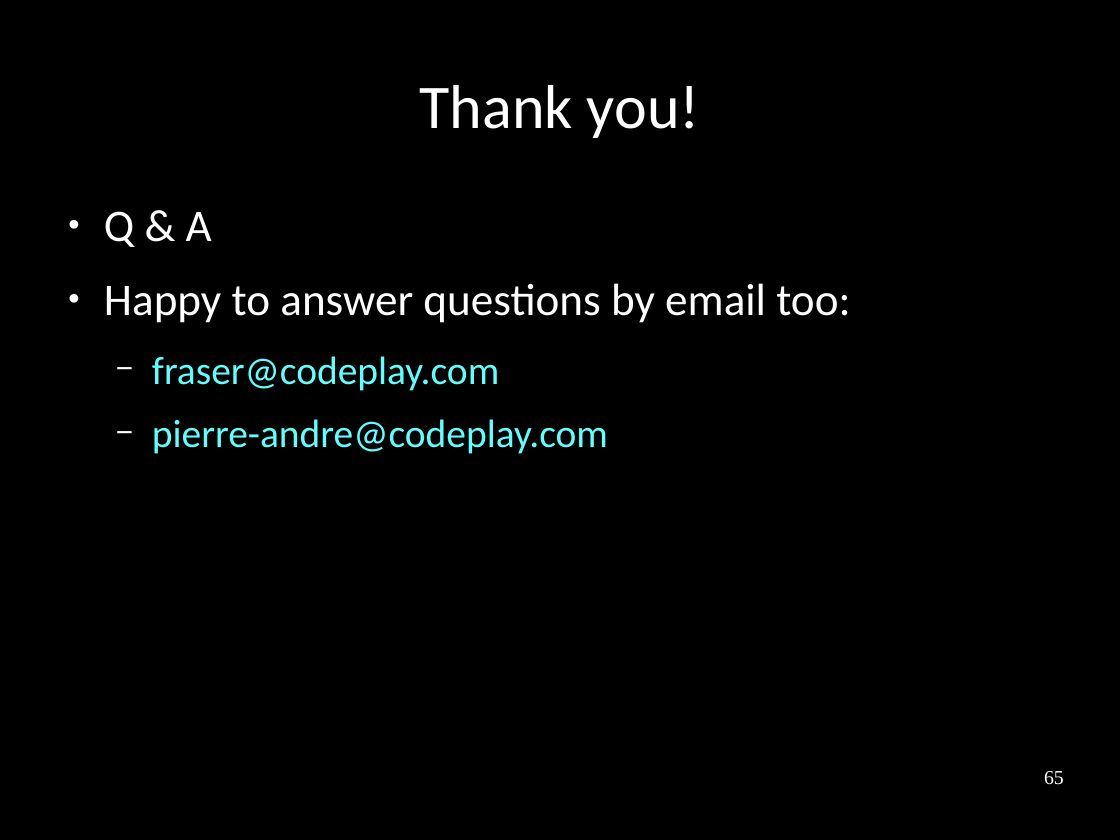
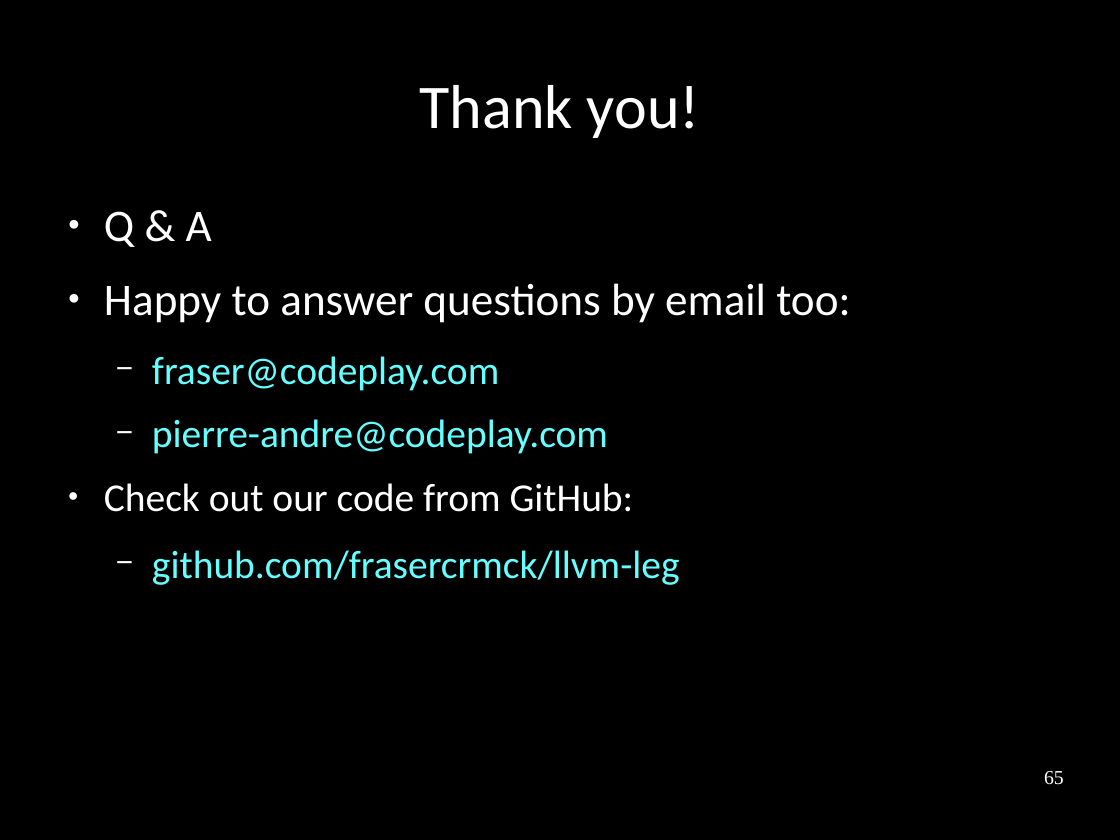
Before and after one commit to frasercrmck/llvm-leg, a slide deck: slide 65 of docs/Codeplay/Slides.odp. Drawn at 1120x840 pixels with LibreOffice and Linux fonts; fonts in the diff are those of the drawing. Boxes give left, top, right and bottom in pixels: in the first picture for what was removed or moved away, otherwise in the second. Text is boxed around its words. In the diff, an @@ line names an element or a change of style, - is before the commit and + after.

Commit message:
Fixing code text box / file name layout.

```diff
--- a/docs/Codeplay/Slides.odp
+++ b/docs/Codeplay/Slides.odp
@@ text at (104, 483, 680, 585): paragraphs added @@
+● Check out our code from GitHub:
+  − github.com/frasercrmck/llvm-leg
```
Also in this commit, not shown: 16 other slides changed.
